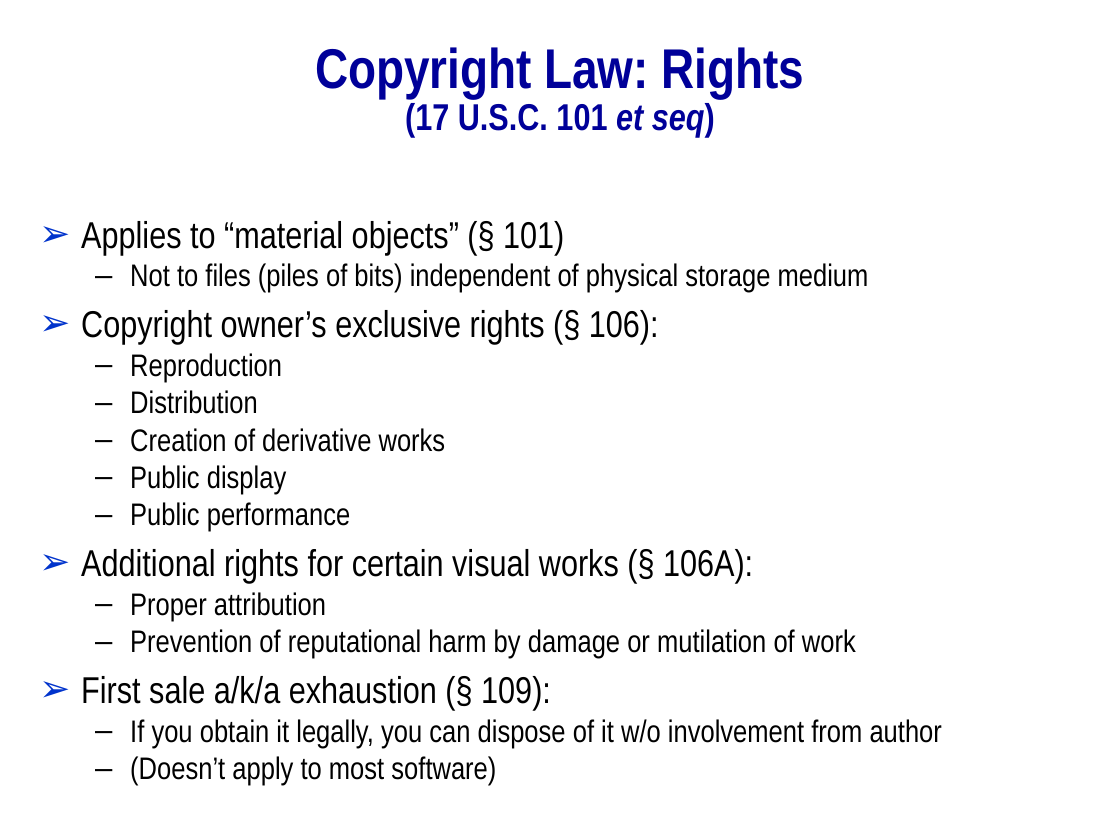
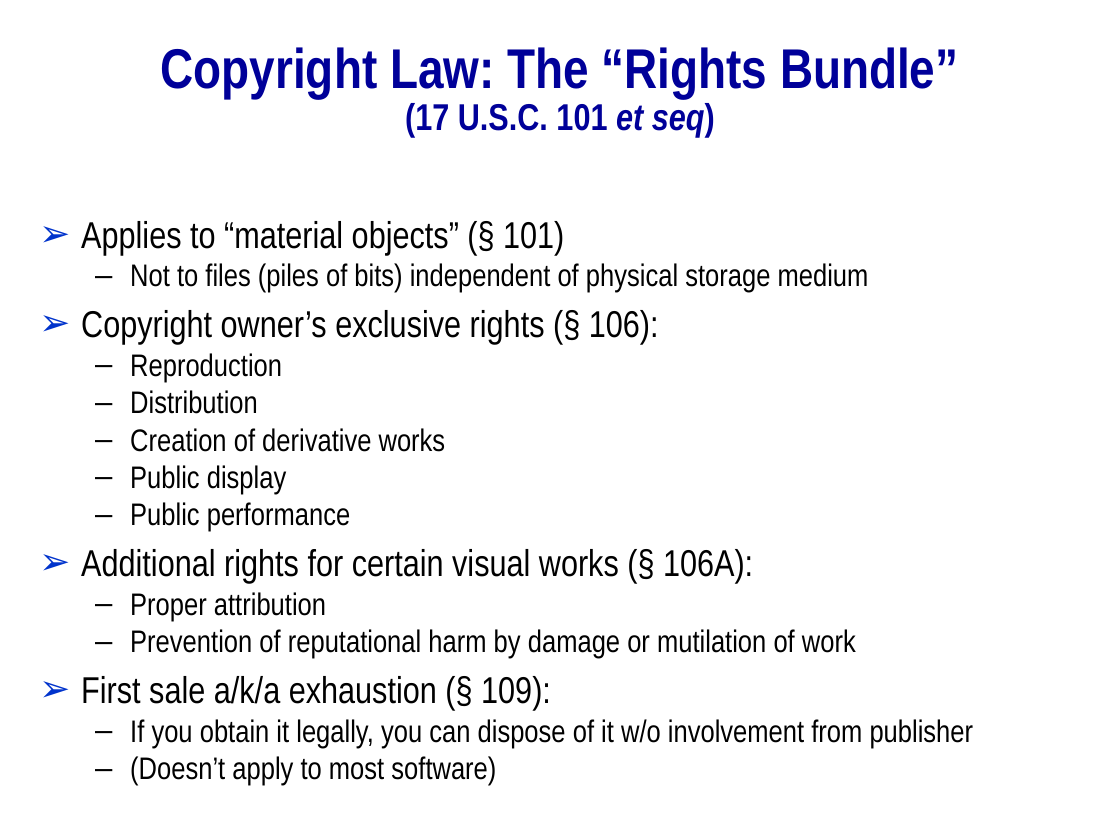
Before and after one commit to mitmedialab/2019-MIT-Computational-Law-Course, a slide deck: slide 4 of Presentations/Rights Expression Languages.pptx (slide 3 before the commit). Drawn at 1120x840 pixels with LibreOffice and Linux fonts; fonts in the diff are those of the drawing; background and template pictures are left out. Boxes give left, top, right and bottom in pixels: in the first picture for what was removed or moved away, otherwise in the second. Text is boxed around its words. In the diff, an @@ line names an element or a change of style, - is before the commit and + after.

```diff
--- a/Presentations/Rights Expression Languages.pptx
+++ b/Presentations/Rights Expression Languages.pptx
@@ title at (161,47,958,137): text changed @@
-Copyright Law: Rights
-(17 U.S.C. 101 et seq)
+Copyright Law: The “Rights Bundle”
+(17 U.S.C. 101 et seq)
@@ text at (130,719,974,748): text changed @@
-  – If you obtain it legally, you can dispose of it w/o involvement from author
+  – If you obtain it legally, you can dispose of it w/o involvement from publisher
```
Also in this commit, not shown: 12 other slides changed, 8 slides added, 2 slides removed, 1 other file.
